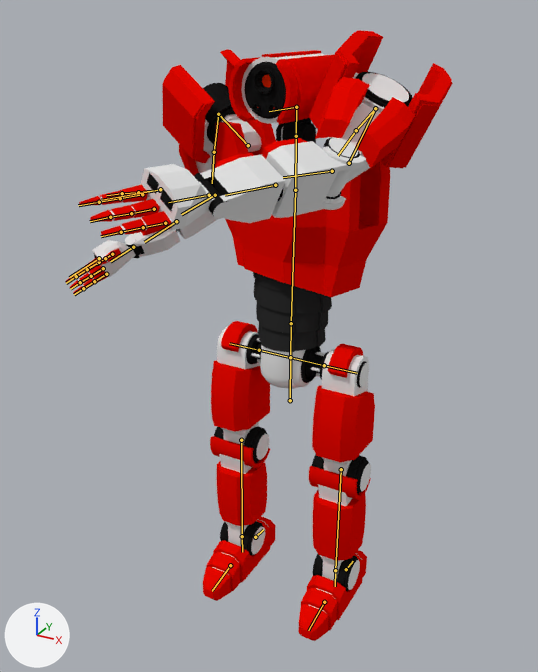
Two versions of the Blender file Blender Model Source/strong_hunter_strike_left.blend, one commit apart.
The view is the same before and after, from a camera (50 mm lens) standing at (1.27, -2.42, 2.48) and looking at (0.03, -0.16, 1.35). Lighting does not change. The marker at lower left points along +X, +Y and +Z. Both versions are drawn at frame 13 of the action 'ArmatureAction'; the numbers are the values there. The bones that bend it are drawn over the model as lines.
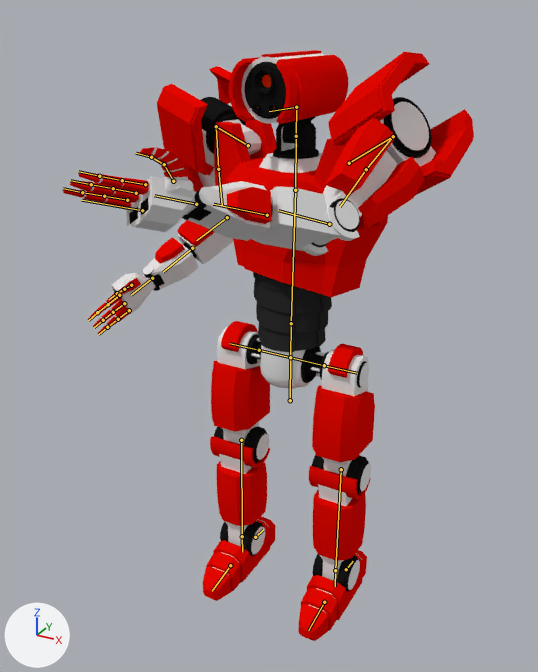
What differs and where, as boxes (x1, y1, x2, y2) in the pictures (538 x 672 px):
'Cylinder', posed (6% wider): before (66, 30, 453, 641); after (63, 50, 474, 641)
bone 'shoulder_raise.l', root to tip: before (349, 163) to (375, 108); after (349, 163) to (393, 136)
bone 'elbow.l', root to tip: before (332, 171) to (283, 177); after (329, 224) to (278, 210)
bone 'wrist_rotate.l', root to tip: before (275, 185) to (225, 195); after (267, 215) to (213, 204)
bone 'shoulder_raise.r', root to tip: before (248, 145) to (218, 114); after (248, 145) to (216, 126)

The edits, one by one:
Bone 'shoulder_raise.l' (bone_shoulder_raise_l) turns from (60, 0, 0) to (30, 0, 0) degrees about its own x, y and z.
Bone 'elbow.l' (bone_elbow_l) turns from (-30, 0, 0) to (-50, 0, 0) degrees about its own x, y and z.
Bone 'wrist_rotate.l' (bone_wrist_rotate_l) turns from (0, 0, 0) to (0, -90, 0) degrees about its own x, y and z.
Bone 'shoulder_raise.r' (bone_shoulder_raise_r) turns from (0, 0, 30) to (0, 0, 15) degrees about its own x, y and z.
